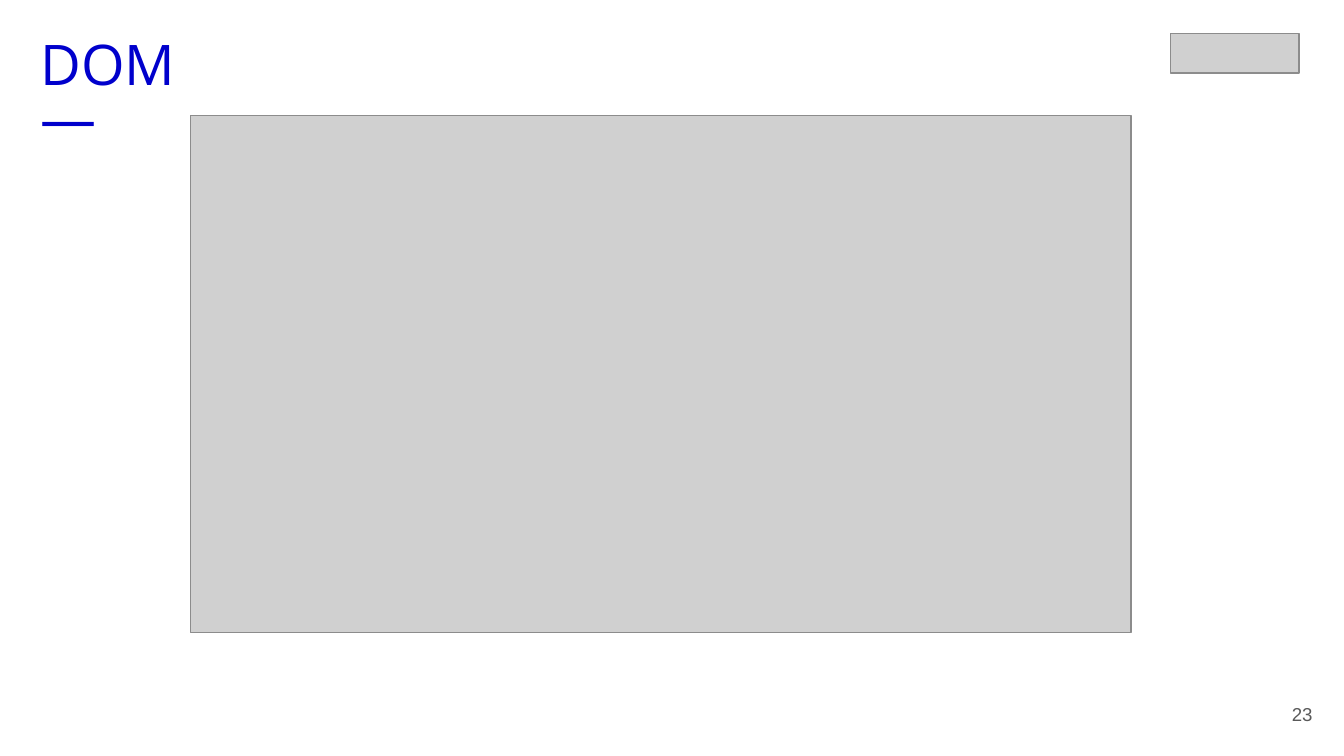
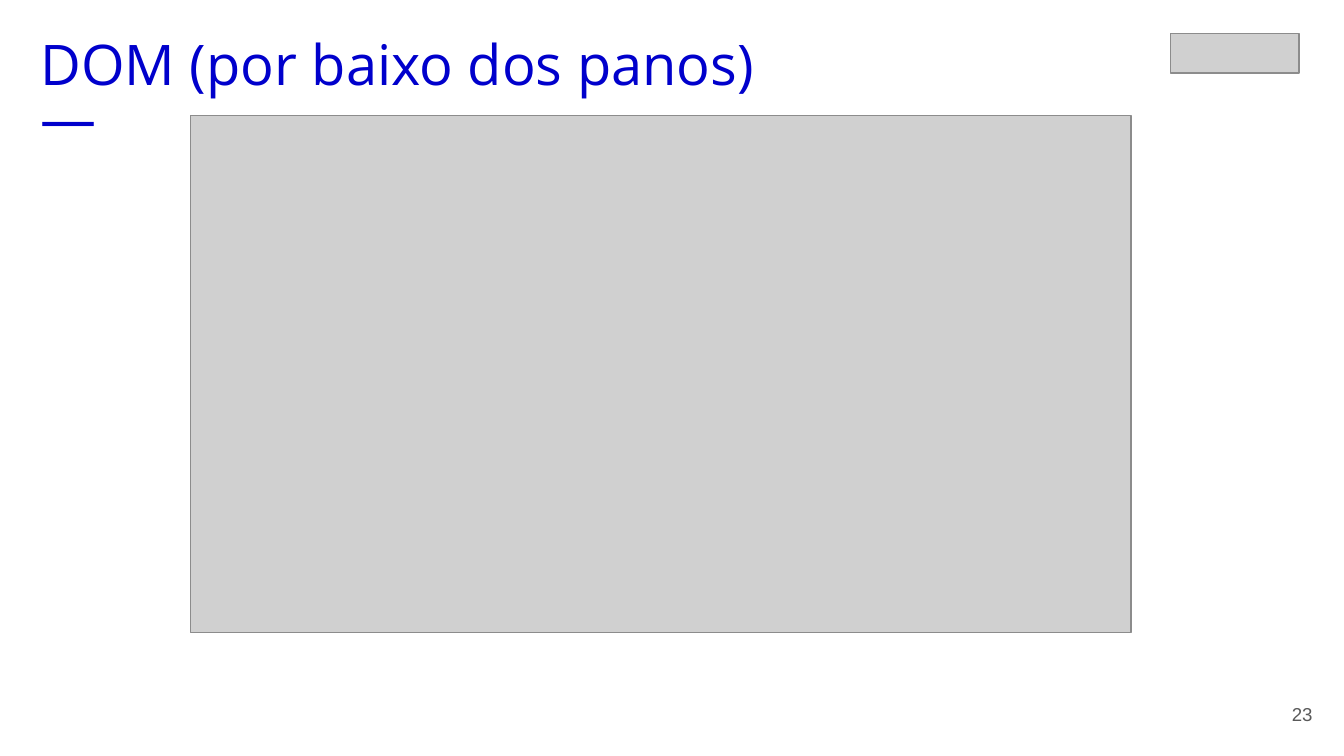
Before and after one commit to ferfox1981/embarque-digital-serpro, a slide deck: slide 23 of aula2/embarque-digital-serpro-aula2.pptx. Drawn at 1344x756 pixels with LibreOffice and Linux fonts; fonts in the diff are those of the drawing; grey boxes stand for pictures. Boxes give left, top, right and bottom in pixels: in the first picture for what was removed or moved away, otherwise in the second. Text is boxed around its words. In the diff, an @@ line names an element or a change of style, - is before the commit and + after.

```diff
--- a/aula2/embarque-digital-serpro-aula2.pptx
+++ b/aula2/embarque-digital-serpro-aula2.pptx
@@ text at (41, 42, 754, 99): text changed @@
-DOM
+DOM (por baixo dos panos)
```
Also in this commit, not shown: 7 other slides changed, 4 slides added, 3 other files.
